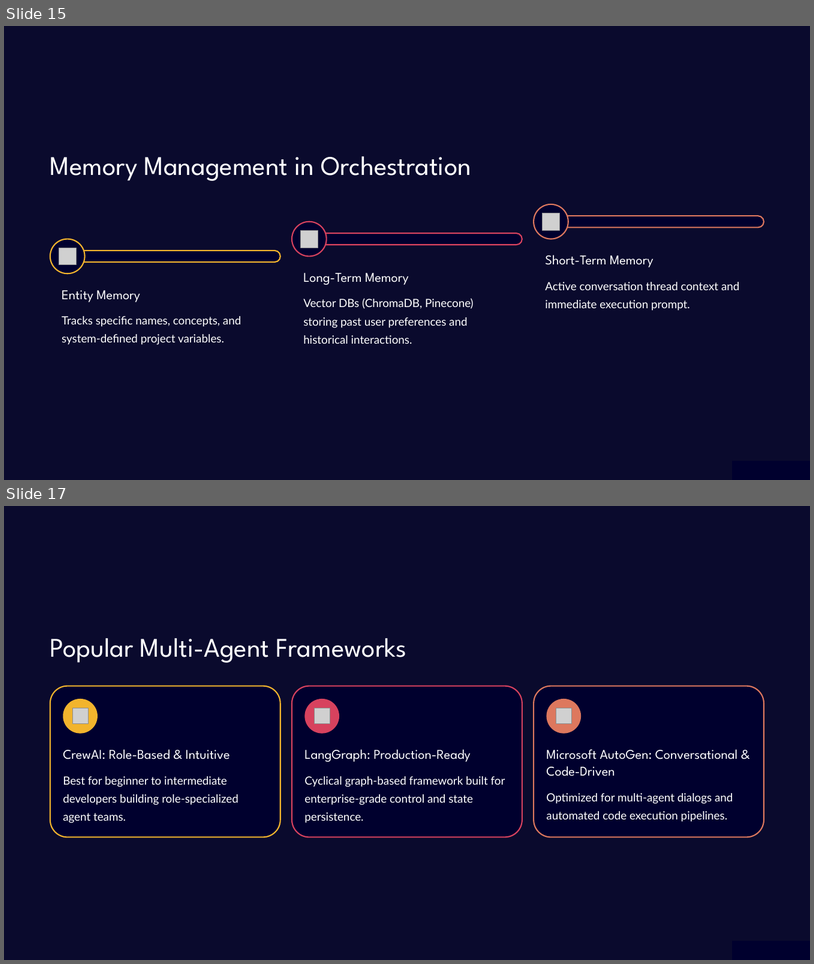
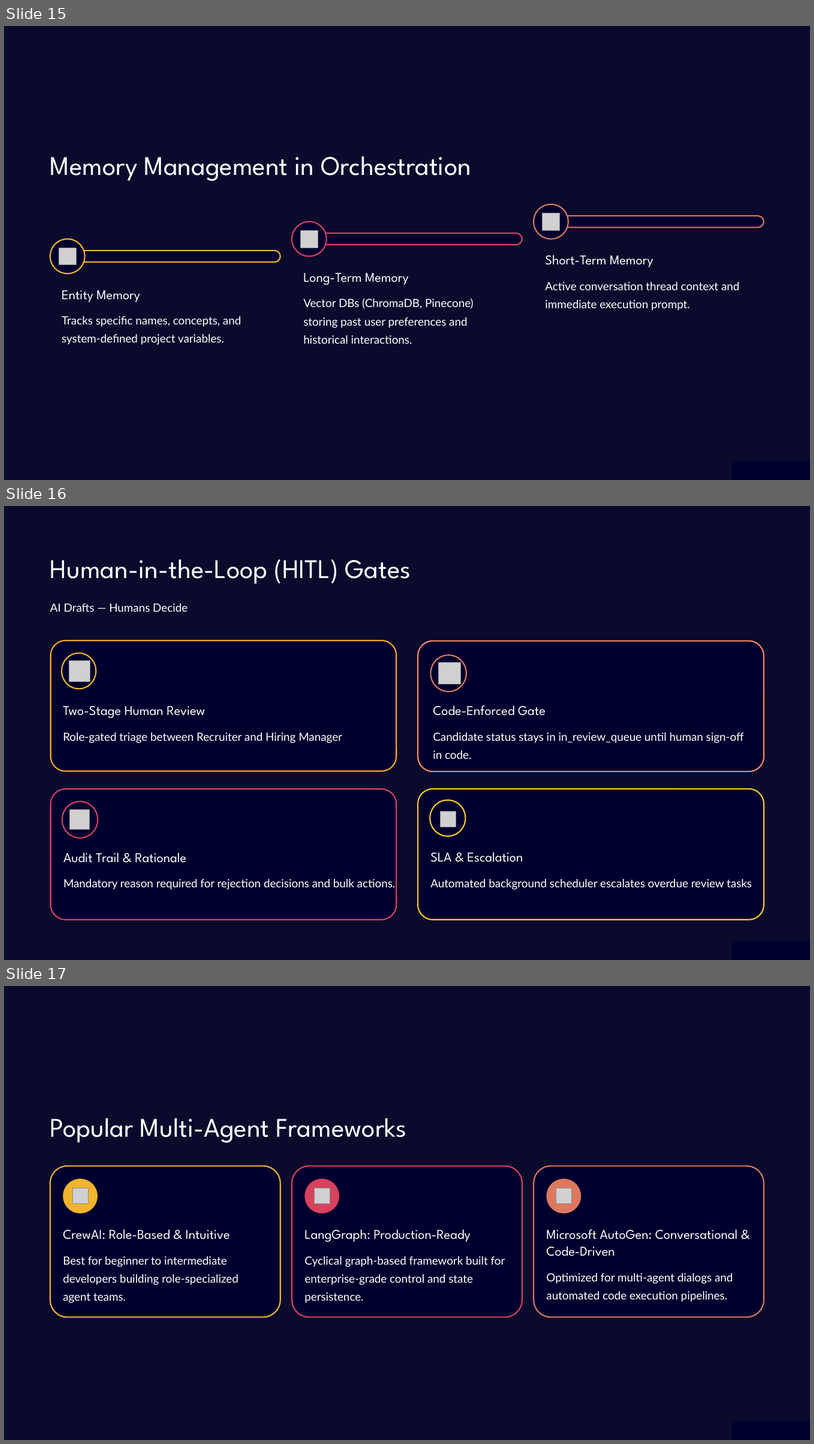
Before and after one commit to NadaNaguib/hr-screening-copilot, a slide deck: teaching/Multi-Agent-Orchestration.pptx. Shown one above the other, each under a label of ours: slides 15 and 17 before the commit, slides 15, 16 and 17 after it; the slides between them are not shown. The pictures are 814x964 and 814x1444 pixels, drawn with LibreOffice and Linux fonts; fonts in the diff are those of the drawing; grey boxes stand for pictures; background and template pictures are left out; a plain dark background stands for a picture behind light text. Boxes give left, top, right and bottom in pixels: in the first picture for what was removed or moved away, otherwise in the second. Text is boxed around its words. In the diff, an @@ line names an element or a change of style, - is before the commit and + after.

Commit message:
docs(all): align repository documentation and teaching pack with CVera architecture
- Update presentation slides in teaching/ to match 4-stage pipeline
- Refine LangGraph typed state snippets and clean up slide copy
- Sync documentation files with repository requirements

Closes #16

```diff
--- a/teaching/Multi-Agent-Orchestration.pptx
+++ b/teaching/Multi-Agent-Orchestration.pptx
@@ slide 16 added at (x1=4, y1=506, x2=810, y2=960), background picture (left out); not listed: 1 template element that a slide beside it also shows @@
@@ text added at (x1=50, y1=559, x2=411, y2=584), 32 pt, text #FFFFFF @@
+Human-in-the-Loop (HITL) Gates
@@ text added at (x1=50, y1=603, x2=188, y2=612), 13.5 pt, text #FFFFFF @@
+AI Drafts — Humans Decide
@@ rounded rectangle added at (x1=51, y1=640, x2=396, y2=771), fill #00002E, outline #FFA726 1.5 pt @@
@@ rounded rectangle added at (x1=419, y1=641, x2=764, y2=772), fill #00002E, outline #FF8A65 1.5 pt @@
@@ ellipse added at (x1=62, y1=653, x2=96, y2=688), fill #00002E, outline #F2B42D 1.5 pt @@
@@ picture added at (x1=69, y1=661, x2=90, y2=682) @@
@@ ellipse added at (x1=431, y1=655, x2=467, y2=691), fill #00002E, outline #DD785E 1.5 pt @@
@@ picture added at (x1=439, y1=662, x2=461, y2=684) @@
@@ text added at (x1=63, y1=706, x2=205, y2=718), 16 pt, text #FFFFFF @@
+Two-Stage Human Review
@@ text added at (x1=433, y1=705, x2=546, y2=715), 16 pt, text #FFFFFF @@
+Code-Enforced Gate
@@ text added at (x1=63, y1=732, x2=342, y2=743), 13.5 pt, text #FFFFFF @@
+Role-gated triage between Recruiter and Hiring Manager
@@ text added at (x1=433, y1=732, x2=744, y2=759), 13.5 pt, text #FFFFFF @@
+Candidate status stays in in_review_queue until human sign-off in code.
@@ rounded rectangle added at (x1=51, y1=789, x2=396, y2=920), fill #00002E, outline #D7425E 1.5 pt @@
@@ rounded rectangle added at (x1=419, y1=789, x2=764, y2=919), fill #00002E, outline #FFCA28 1.5 pt @@
@@ ellipse added at (x1=62, y1=801, x2=98, y2=838), fill #00002E, outline #D7425E 1.5 pt @@
@@ picture added at (x1=70, y1=810, x2=90, y2=829) @@
@@ ellipse added at (x1=431, y1=800, x2=466, y2=837), fill #00002E, outline #FFCA28 1.5 pt @@
@@ picture added at (x1=440, y1=811, x2=456, y2=826) @@
@@ text added at (x1=63, y1=852, x2=186, y2=862), 16 pt, text #FFFFFF @@
+Audit Trail & Rationale
@@ text added at (x1=431, y1=852, x2=523, y2=862), 16 pt, text #FFFFFF @@
+SLA & Escalation
@@ text added at (x1=63, y1=879, x2=396, y2=889), 13.5 pt, text #FFFFFF @@
+Mandatory reason required for rejection decisions and bulk actions.
@@ text added at (x1=431, y1=879, x2=752, y2=889), 13.5 pt, text #FFFFFF @@
+Automated background scheduler escalates overdue review tasks
@@ rectangle added at (x1=733, y1=940, x2=810, y2=960), fill #00002E @@
```
Also in this commit, not shown: 1 slide changed, 3 other slides added, 5 slides removed, 1 other file.
